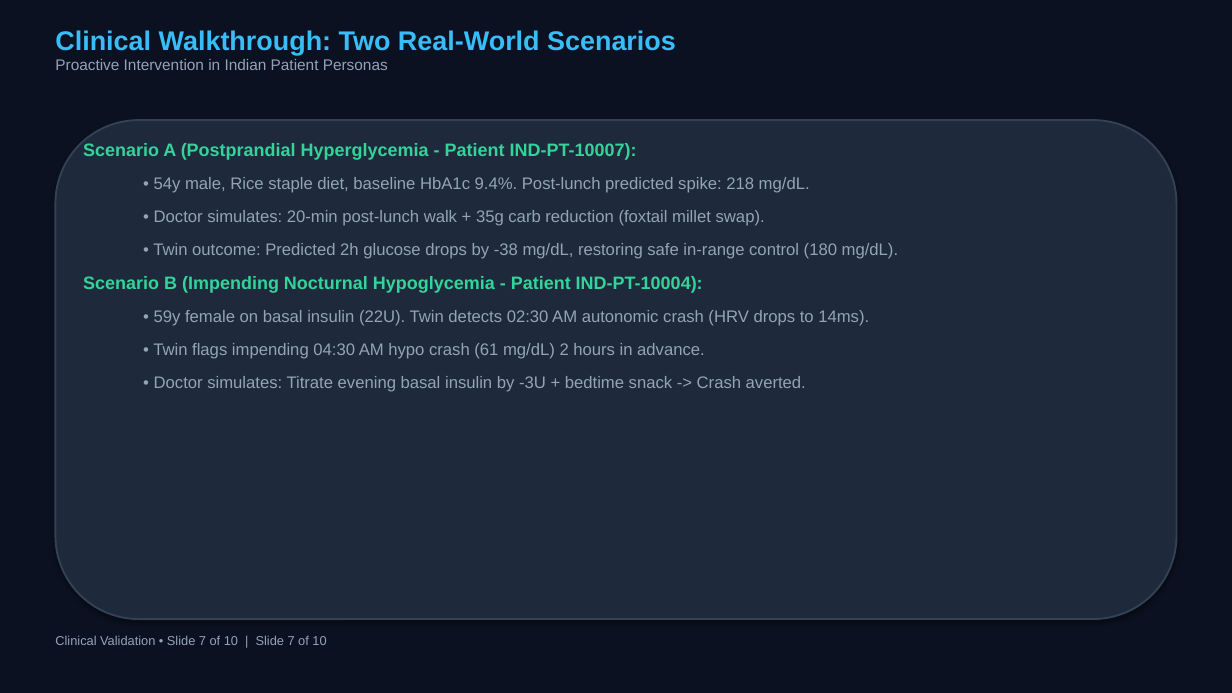
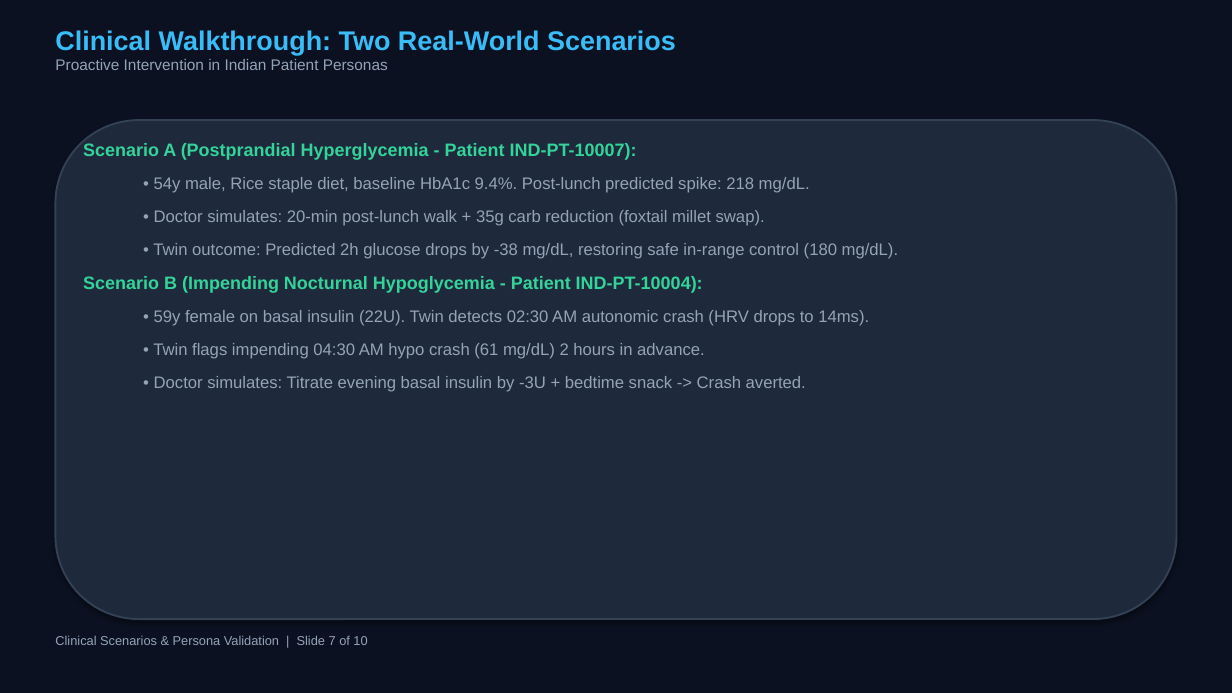
Before and after one commit to riyasojitra27-ux/GlycoTwin-AI, a slide deck: slide 7 of presentation/GLYCOTWIN_PRESENTATION.pptx. Drawn at 1232x693 pixels with LibreOffice and Linux fonts; fonts in the diff are those of the drawing. Boxes give left, top, right and bottom in pixels: in the first picture for what was removed or moved away, otherwise in the second. Text is boxed around its words. In the diff, an @@ line names an element or a change of style, - is before the commit and + after.

```diff
--- a/presentation/GLYCOTWIN_PRESENTATION.pptx
+++ b/presentation/GLYCOTWIN_PRESENTATION.pptx
@@ text at (55, 635, 367, 645): text changed @@
-Clinical Validation • Slide 7 of 10 | Slide 7 of 10
+Clinical Scenarios & Persona Validation | Slide 7 of 10
```
Also in this commit, not shown: 8 other slides changed, 3 other files.
